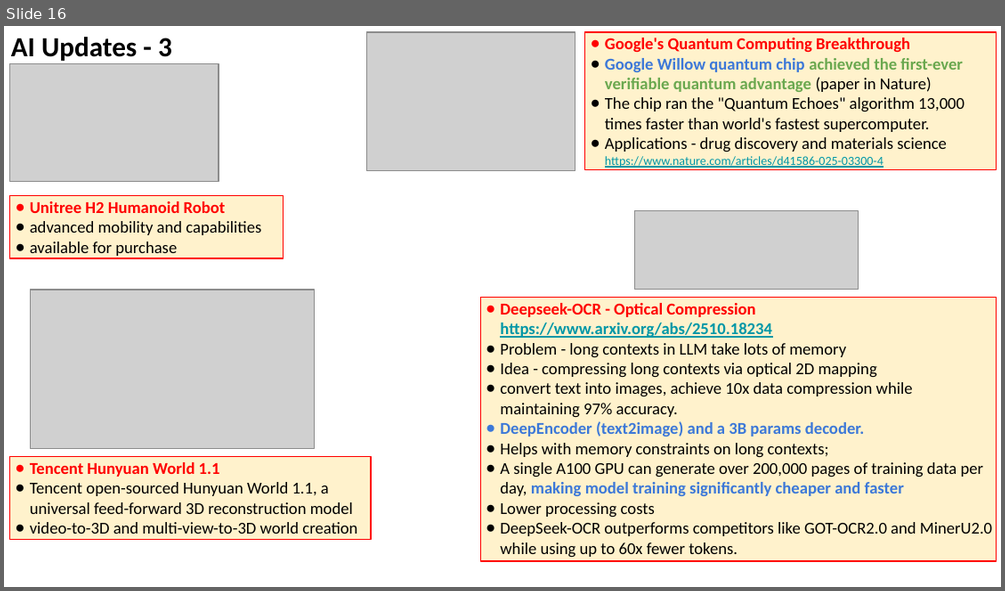
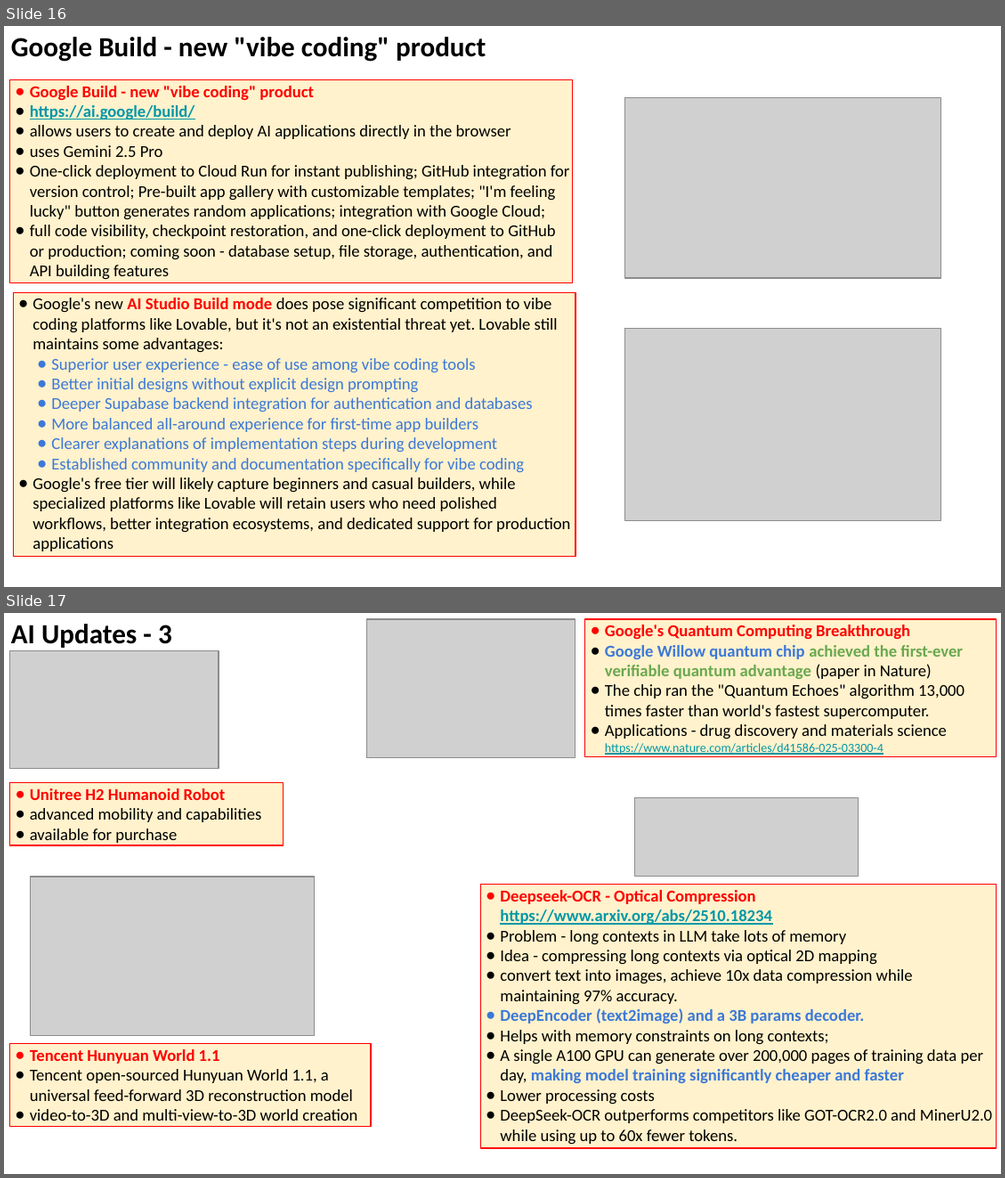
Before and after one commit to lselector/seminar, a slide deck: 2025/2025-10-24-AI-Updates.pptx. Shown one above the other, each under a label of ours: slide 16 before the commit, slides 16 and 17 after it. The pictures are 1005x591 and 1005x1178 pixels, drawn with LibreOffice and Linux fonts; fonts in the diff are those of the drawing; grey boxes stand for pictures. Boxes give left, top, right and bottom in pixels: in the first picture for what was removed or moved away, otherwise in the second. Text is boxed around its words. In the diff, an @@ line names an element or a change of style, - is before the commit and + after.

```diff
--- a/2025/2025-10-24-AI-Updates.pptx
+++ b/2025/2025-10-24-AI-Updates.pptx
@@ slide 16 added at bbox=[4, 26, 1001, 587], background #FFFFFF @@
@@ text added at bbox=[11, 37, 485, 62], 20 pt, text #000000, bold @@
+Google Build - new "vibe coding" product
@@ rectangle added at bbox=[10, 79, 572, 283], fill #FFF2CC, outline #FF0000 0.75 pt, 12 pt, text #000000 @@
+● Google Build - new "vibe coding" product
+● https://ai.google/build/
+● allows users to create and deploy AI applications directly in the browser
+● uses Gemini 2.5 Pro
+● One-click deployment to Cloud Run for instant publishing; GitHub integration for version control; Pre-built app gallery with customizable templates; "I'm feeling lucky" button generates random applications; integration with Google Cloud;
+● full code visibility, checkpoint restoration, and one-click deployment to GitHub or production; coming soon - database setup, file storage, authentication, and API building features
@@ picture added at bbox=[625, 98, 941, 278] @@
@@ rectangle added at bbox=[13, 292, 575, 556], fill #FFF2CC, outline #FF0000 0.75 pt, 12 pt, text #000000 @@
+● Google's new AI Studio Build mode does pose significant competition to vibe coding platforms like Lovable, but it's not an existential threat yet. Lovable still maintains some advantages:
+● Superior user experience - ease of use among vibe coding tools
+● Better initial designs without explicit design prompting
+● Deeper Supabase backend integration for authentication and databases
+● More balanced all-around experience for first-time app builders
+● Clearer explanations of implementation steps during development
+● Established community and documentation specifically for vibe coding
+● Google's free tier will likely capture beginners and casual builders, while specialized platforms like Lovable will retain users who need polished workflows, better integration ecosystems, and dedicated support for production applications
@@ picture added at bbox=[625, 328, 941, 521] @@
@@ what was slide 16 is now slide 17 @@
```
Also in this commit, not shown: 4 slides changed, 2 other slides added.
